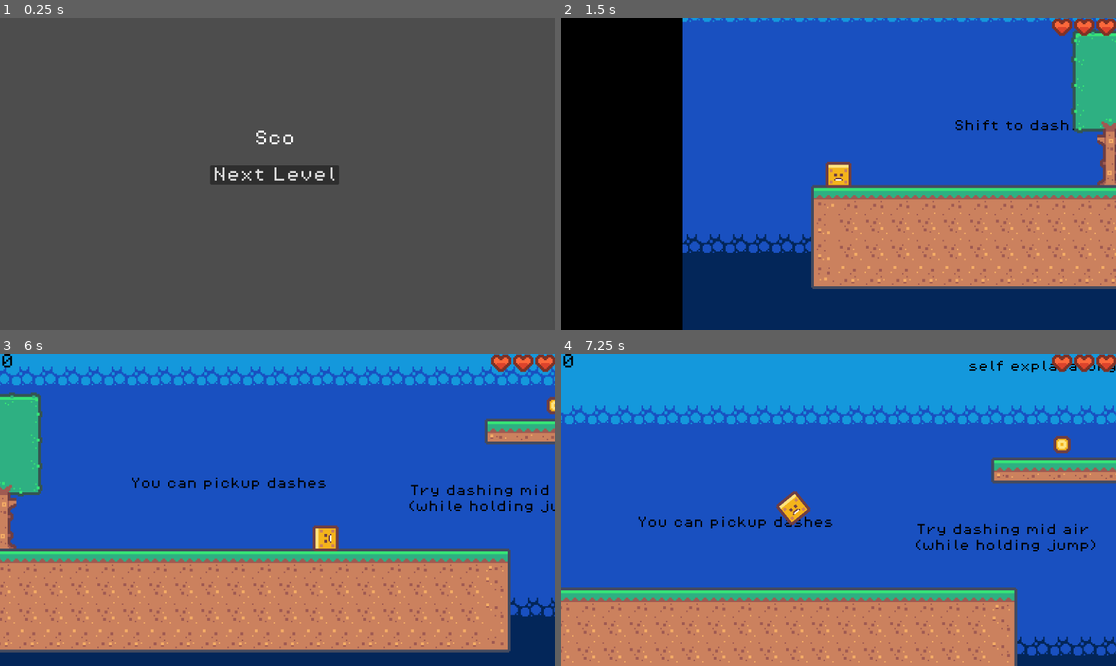
Above: before the commit, frames 1-4 (two rows, left to right).
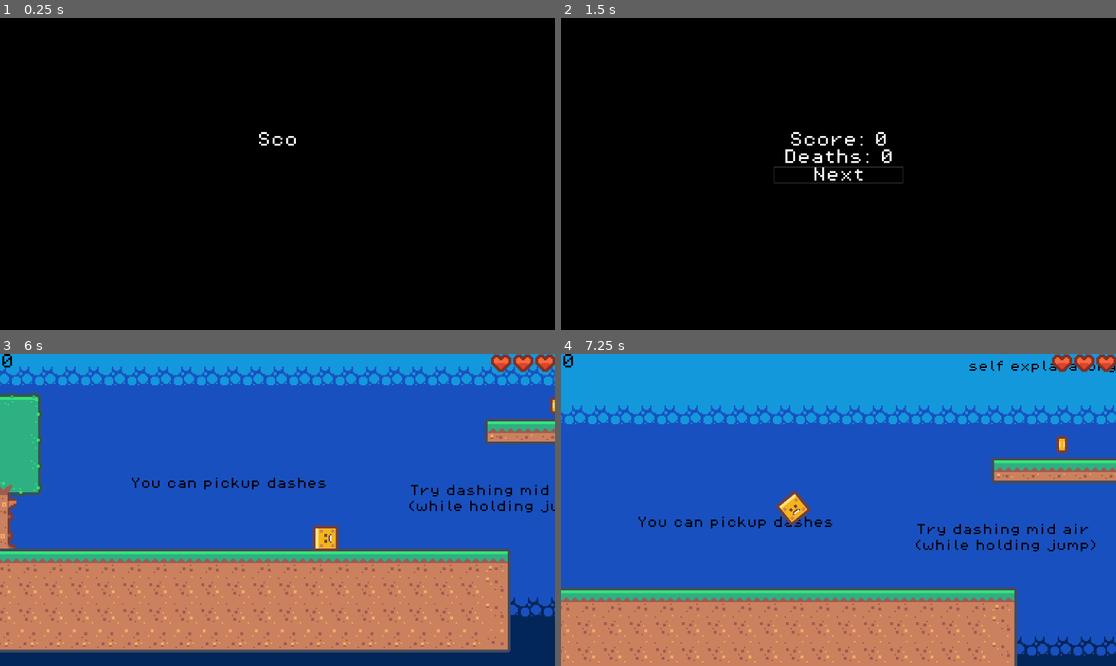
Above: after the commit, the same moments.

Repository: AadiCJ/dashGame
Game: Godot game, scene res://levels/intermission.tscn
Same seed, same stepped clock (60 frames per second), same inputs: the game is played once before the commit and once after it. This scene is started directly instead of the project's main scene.
Inputs (mouse positions are in pixels of both pictures, inside the frame that each line leads up to; where the layout moved, square brackets give the same spot in the first picture):
- Up to frame 1 (0.25 s): no input
- Up to frame 2 (1.5 s): click (838, 167) [832, 174] at 0.5 s; click (838, 167) at 1.27 s
- Up to frame 3 (6 s): click (277, 510) at 2 s, where only the run after the commit has a clickable "Next Level"; move the mouse to (399, 494) at 2.77 s; hold D (move_right) 2.78-4.28 s; click (399, 494) at 2.85 s; tap Space (jump) at 3.02, 3.77, 5.27 s; move the mouse to (166, 525) at 3.52 s; click (166, 525) at 3.6 s; move the mouse to (333, 441) at 4.27 s; hold Left (move_left) 4.28-5.03 s; click (333, 441) at 4.35 s; move the mouse to (249, 572) at 5.02 s; hold D (move_right) from 5.03 s (still down); click (249, 572) at 5.1 s; move the mouse to (444, 556) at 5.77 s; click (444, 556) at 5.85 s
- Up to frame 4 (7.25 s): tap Space (jump) at 6.02, 6.77 s; move the mouse to (672, 463) at 6.52 s; release D (move_right) at 6.53 s; hold Left (move_left) from 6.53 s (still down); click (672, 463) at 6.6 s

The runs differ from the first frame. In frame 1, 100% of the frame differs, in the area x 0-100%, y 0-100%; in frame 2, 78%; in frame 3, less than 0.1%; in frame 4, 0.1%.

Commit message:
Changed intermission
Changed intermission and transition up a bit, looks nicer imo

Diff:
--- a/levels/intermission.tscn
+++ b/levels/intermission.tscn
@@ -1,9 +1,39 @@
-[gd_scene load_steps=2 format=3 uid="uid://c3rrt80jc2vwl"]
+[gd_scene load_steps=7 format=3 uid="uid://c3rrt80jc2vwl"]
 
 [ext_resource type="Script" uid="uid://cx7a4w6hkl7kr" path="res://scripts/intermission.gd" id="1_f60dt"]
 
-[node name="Intermission" type="Node2D"]
+[sub_resource type="Gradient" id="Gradient_f60dt"]
+interpolation_mode = 1
+
+[sub_resource type="GradientTexture2D" id="GradientTexture2D_xc1pb"]
+gradient = SubResource("Gradient_f60dt")
+
+[sub_resource type="StyleBoxFlat" id="StyleBoxFlat_f60dt"]
+bg_color = Color(0.6, 0.6, 0.6, 0)
+
+[sub_resource type="StyleBoxFlat" id="StyleBoxFlat_xc1pb"]
+bg_color = Color(0.6, 0.6, 0.6, 0)
+border_width_left = 1
+border_width_top = 1
+border_width_right = 1
+border_width_bottom = 1
+border_color = Color(0.299547, 0.299547, 0.299547, 1)
+
+[sub_resource type="StyleBoxFlat" id="StyleBoxFlat_ugy6t"]
+bg_color = Color(0.6, 0.6, 0.6, 0)
+
+[node name="Intermission" type="CanvasLayer"]
 script = ExtResource("1_f60dt")
+
+[node name="TextureRect" type="TextureRect" parent="."]
+anchors_preset = 15
+anchor_right = 1.0
+anchor_bottom = 1.0
+offset_right = 62.0
+offset_bottom = 28.0
+grow_horizontal = 2
+grow_vertical = 2
+texture = SubResource("GradientTexture2D_xc1pb")
 
 [node name="DisplayTimer" type="Timer" parent="."]
 wait_time = 0.05
@@ -14,10 +44,10 @@
 anchor_top = 0.5
 anchor_right = 0.5
 anchor_bottom = 0.5
-offset_left = 436.0
-offset_top = 234.0
-offset_right = 704.0
-offset_bottom = 409.0
+offset_left = -134.0
+offset_top = -87.5
+offset_right = 134.0
+offset_bottom = 87.5
 grow_horizontal = 2
 grow_vertical = 2
 size_flags_horizontal = 4
@@ -26,7 +56,9 @@
 [node name="NextLevelButton" type="Button" parent="VBoxContainer"]
 layout_mode = 2
 theme_override_font_sizes/font_size = 32
-text = "Next Level"
+theme_override_styles/focus = SubResource("StyleBoxFlat_f60dt")
+theme_override_styles/hover = SubResource("StyleBoxFlat_xc1pb")
+theme_override_styles/normal = SubResource("StyleBoxFlat_ugy6t")
 
 [connection signal="timeout" from="DisplayTimer" to="." method="_on_display_timer_timeout"]
 [connection signal="pressed" from="VBoxContainer/NextLevelButton" to="." method="_on_button_pressed"]
--- a/scenes/level_end.tscn
+++ b/scenes/level_end.tscn
@@ -1,11 +1,33 @@
-[gd_scene load_steps=4 format=3 uid="uid://06eq6m5svosu"]
+[gd_scene load_steps=7 format=3 uid="uid://06eq6m5svosu"]
 
 [ext_resource type="Script" uid="uid://coxl08bievpgv" path="res://scripts/level_end.gd" id="1_07sjm"]
 [ext_resource type="Texture2D" uid="uid://3a1k33kfl52x" path="res://assets/sprites/tiles/tilemap_packed.png" id="1_muv60"]
 
 [sub_resource type="AtlasTexture" id="AtlasTexture_07sjm"]
 atlas = ExtResource("1_muv60")
-region = Rect2(198, 91, 18, 36)
+region = Rect2(198, 109, 18, 18)
+
+[sub_resource type="AtlasTexture" id="AtlasTexture_jgevt"]
+atlas = ExtResource("1_muv60")
+region = Rect2(198, 90, 18, 18)
+
+[sub_resource type="AtlasTexture" id="AtlasTexture_8dmmi"]
+atlas = ExtResource("1_muv60")
+region = Rect2(216, 90, 18, 18)
+
+[sub_resource type="SpriteFrames" id="SpriteFrames_m2wtj"]
+animations = [{
+"frames": [{
+"duration": 1.0,
+"texture": SubResource("AtlasTexture_jgevt")
+}, {
+"duration": 1.0,
+"texture": SubResource("AtlasTexture_8dmmi")
+}],
+"loop": true,
+"name": &"default",
+"speed": 4.0
+}]
 
 [node name="levelEnd" type="Area2D"]
 z_index = 1
@@ -13,8 +35,13 @@
 script = ExtResource("1_07sjm")
 
 [node name="Sprite2D" type="Sprite2D" parent="."]
-position = Vector2(9, -18)
+position = Vector2(10, -9)
 texture = SubResource("AtlasTexture_07sjm")
+
+[node name="AnimatedSprite2D" type="AnimatedSprite2D" parent="."]
+position = Vector2(10, -27)
+sprite_frames = SubResource("SpriteFrames_m2wtj")
+autoplay = "default"
 
 [node name="CollisionPolygon2D" type="CollisionPolygon2D" parent="."]
 position = Vector2(11, -9)
--- a/scripts/intermission.gd
+++ b/scripts/intermission.gd
@@ -1,4 +1,4 @@
-extends Node2D
+extends CanvasLayer
 
 const SCORE_START = "Score: "
 const DEATHS_START = "Deaths: "
@@ -12,6 +12,7 @@
 var toDisplay = {}
 var score = ""
 var deaths = ""
+@onready var button = $VBoxContainer/NextLevelButton
 
 func _ready() -> void:
 	score = str(Variables.score)
@@ -45,6 +46,11 @@
 		if is_instance_of(child, Button):
 			$VBoxContainer.move_child(child, -1)
 
+	toDisplay.append({
+		"value": "Next Level",
+		"object": button
+	})
+
 	$DisplayTimer.start()
 
 
--- a/scripts/level_end.gd
+++ b/scripts/level_end.gd
@@ -4,5 +4,4 @@
 func _on_body_entered(_body:Node2D) -> void:
 	var currentLevel = get_tree().current_scene.scene_file_path.to_int()
 	SignalBus.levelEnd.emit(currentLevel)
-	var intermissionPath = "res://levels/intermission.tscn"
-	Transition.change_scene(intermissionPath)
+	Transition.toIntermission()
--- a/scripts/transition.gd
+++ b/scripts/transition.gd
@@ -1,11 +1,12 @@
 extends CanvasLayer
+
+
+const INTERMISSION_PATH = "res://levels/intermission.tscn"
 
 
 func change_scene(target: String) -> void:
 	#TODO: disable player movement
 	$TextureRect.visible = true
-	$AnimationPlayer.play("fadeToBlack")
-	await $AnimationPlayer.animation_finished
 	if ResourceLoader.exists(target):
 		get_tree().call_deferred("change_scene_to_file", target)
 	else:
@@ -15,5 +16,14 @@
 	$TextureRect.visible = false
 	Variables.deaths = 0
 
+
+func toIntermission() -> void:
+	$TextureRect.visible = true
+	$AnimationPlayer.play("fadeToBlack")
+	await $AnimationPlayer.animation_finished
+	get_tree().call_deferred("change_scene_to_file", INTERMISSION_PATH)
+	$TextureRect.visible = false
+
+
 func _ready() -> void:
 	$TextureRect.visible = false
--- a/ui/transition.tscn
+++ b/ui/transition.tscn
@@ -10,6 +10,21 @@
 gradient = SubResource("Gradient_kg4ax")
 fill_from = Vector2(0, 0.5)
 fill_to = Vector2(1, 0.5)
+
+[sub_resource type="Animation" id="Animation_px735"]
+length = 0.001
+tracks/0/type = "value"
+tracks/0/imported = false
+tracks/0/enabled = true
+tracks/0/path = NodePath("TextureRect:texture:fill_to")
+tracks/0/interp = 1
+tracks/0/loop_wrap = true
+tracks/0/keys = {
+"times": PackedFloat32Array(0),
+"transitions": PackedFloat32Array(1),
+"update": 0,
+"values": [Vector2(1, 0.5)]
+}
 
 [sub_resource type="Animation" id="Animation_f0i4t"]
 resource_name = "fadeToBlack"
@@ -27,21 +42,6 @@
 "values": [Vector2(0.01, 0.5), Vector2(1, 0.5)]
 }
 
-[sub_resource type="Animation" id="Animation_px735"]
-length = 0.001
-tracks/0/type = "value"
-tracks/0/imported = false
-tracks/0/enabled = true
-tracks/0/path = NodePath("TextureRect:texture:fill_to")
-tracks/0/interp = 1
-tracks/0/loop_wrap = true
-tracks/0/keys = {
-"times": PackedFloat32Array(0),
-"transitions": PackedFloat32Array(1),
-"update": 0,
-"values": [Vector2(1, 0.5)]
-}
-
 [sub_resource type="AnimationLibrary" id="AnimationLibrary_xmi56"]
 _data = {
 &"RESET": SubResource("Animation_px735"),
@@ -55,6 +55,8 @@
 anchors_preset = 15
 anchor_right = 1.0
 anchor_bottom = 1.0
+offset_right = 80.0
+offset_bottom = 46.0
 grow_horizontal = 2
 grow_vertical = 2
 texture = SubResource("GradientTexture2D_rerct")
